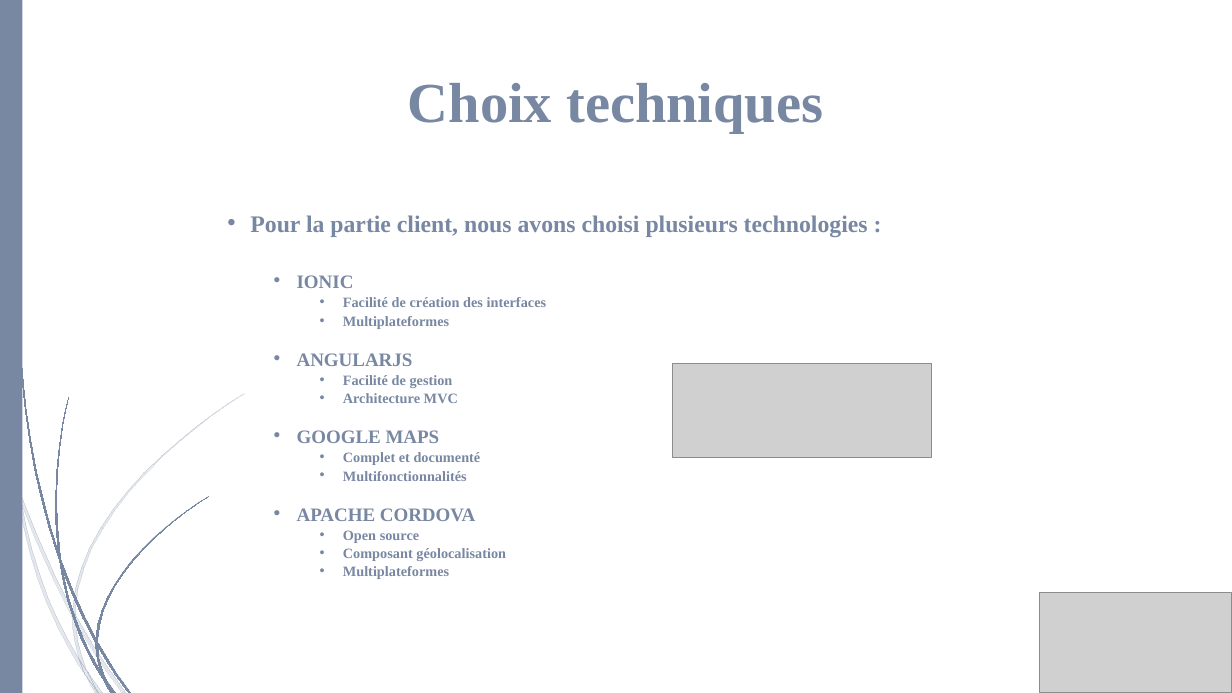
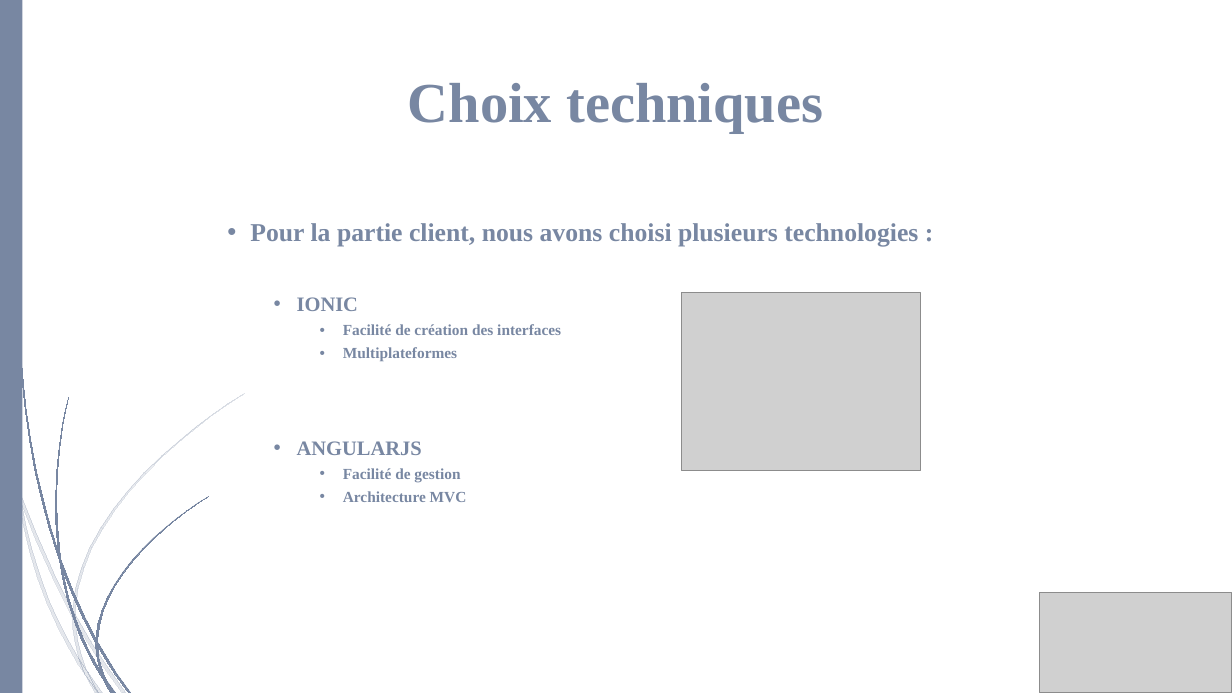
Before and after one commit to Lowxorx/webapprila, a slide deck: slide 5 of Documentation/Presentation/Projet web.pptx. Drawn at 1232x693 pixels with LibreOffice and Linux fonts; fonts in the diff are those of the drawing; grey boxes stand for pictures. Boxes give left, top, right and bottom in pixels: in the first picture for what was removed or moved away, otherwise in the second. Text is boxed around its words. In the diff, an @@ line names an element or a change of style, - is before the commit and + after.

```diff
--- a/Documentation/Presentation/Projet web.pptx
+++ b/Documentation/Presentation/Projet web.pptx
@@ text "Pour la partie client, nous ..." at (250, 223, 918, 502): size 18.5 to 20 pt in "Pour la partie client, nous avons choisi ..."; size 14.8 to 16 pt in "IONIC", "ANGULARJS"; size 11.1 to 12 pt in "Facilité de création des interfaces", "Multiplateformes", "Facilité de gestion", "Architecture MVC"; line spacing 0.7 to 0.9 @@
@@ picture: place and size @@
-picture at (673, 364, 932, 458)
+picture at (682, 293, 921, 470)
@@ text at (297, 430, 506, 579): paragraphs removed @@
-  • GOOGLE MAPS
-    • Complet et documenté
-    • Multifonctionnalités
-  • APACHE CORDOVA
-    • Open source
-    • Composant géolocalisation
-    • Multiplateformes
```
Also in this commit, not shown: 3 other slides changed, 6 slides added.
